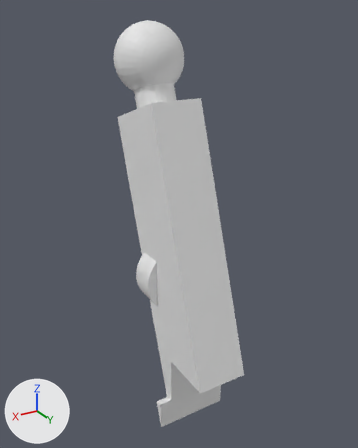
The glTF model suspension/assets/c3_beam.glb: old version first, new version second.
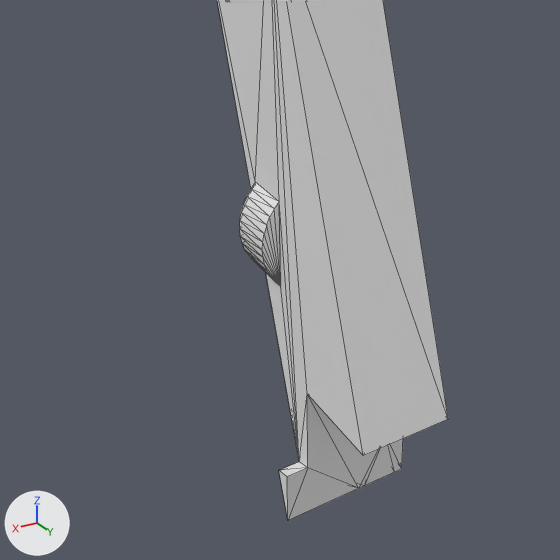
There are two pictures of each version: one whole from a 50 mm camera at (52.5, 100.1, 9.5) aimed at (-0.4, 11.8, -34.6), one close up on the part from 3% to 84% of the width and 35% to 100% of the height. Every picture has the same lights, and +X, +Y and +Z are marked at lower left. The last two pictures show the newer version. The close-ups show mesh edges as thin lines.

In view in the first close-up: 'geometry_0'.
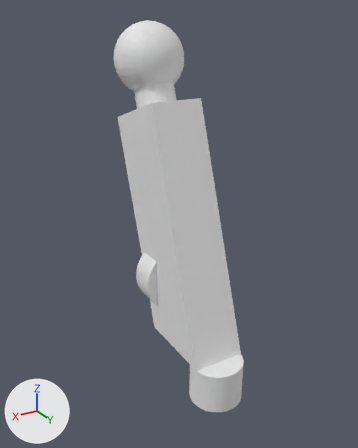
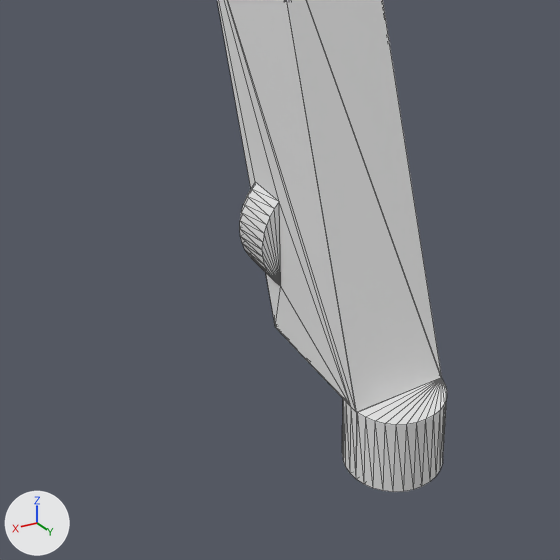
The edits, one by one:
me_geometry_0 is used by ob_geometry_0; location (0.0, 0.0, 0.0).
me_geometry_0 had 982 vertices, 1960 faces and spanned x -8.8..8.8, y -7.6..31.2, z -84.1..7.6.
me_geometry_0 now has 1034 vertices, 2064 faces and spans x -8.2..8.2, y -7.6..34.4, z -70.1..7.6.
Part 1, on me_geometry_0:
18 vertices are removed from x -8.8..8.8, y 16.6..31.2, z -84.1..-65.5.
77 faces are deleted.
3 vertices move from x -5.9..-4.2, y 0.6..31.2, z -65.5..-6.4 to x -5.9..-4.2, y 0.6..29.5, z -60.6..-6.4.
38 vertices are added at x -5.9..5.9, y 11.0..34.4, z -70.1..-60.6.
32 new vertices lie (0.0, 0.0, 9.5) away from vertices in x -5.9..5.9, y 22.7..34.4, z -70.1.
181 new faces join them.

Changed parts and their boxes (x1, y1, x2, y2) in the close-ups (560 x 560 px):
'geometry_0', reshaped
    before: (217, 0, 448, 520)
    after: (217, 0, 447, 492)
part 1 of me_geometry_0, reshaped
    before: (221, 0, 448, 520)
    after: (221, 0, 447, 492)
